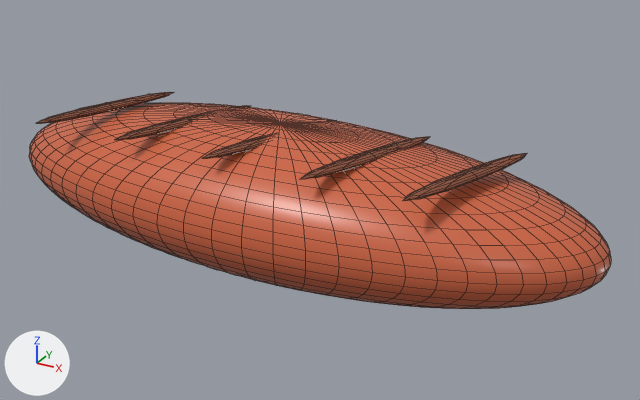
The Blender file models/more_game_food.blend as it was, and as the next commit left it.
Before and after are seen from a camera (50 mm lens) standing at (1.287, 0.261, 0.522) and looking at (0.702, 1.324, -0.009). Lighting does not change. The marker at lower left points along +X, +Y and +Z. The older version comes first. Mesh edges are drawn as thin lines.

In view in the first picture: '一本焼きソーセージ', '香ばしい焼き筋', '香ばしい焼き筋.001', '香ばしい焼き筋.002', '香ばしい焼き筋.003', '香ばしい焼き筋.004'.
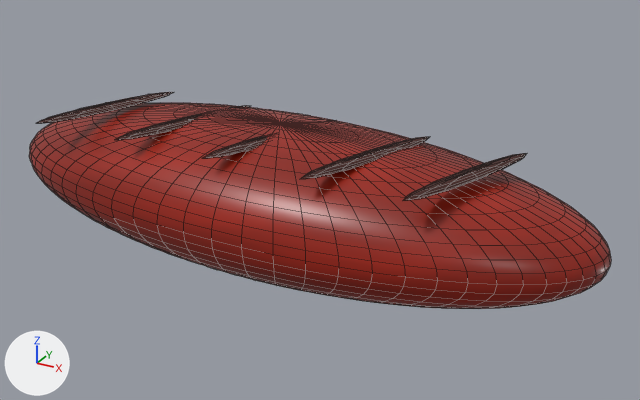
Changed parts and their boxes [x1, y1, x2, y2] in the pictures (640 x 400 px):
'一本焼きソーセージ', surface changed (orange to red)
    both: [29, 103, 611, 309]
'香ばしい焼き筋.004', surface changed
    both: [403, 153, 527, 201]
'香ばしい焼き筋.003', surface changed
    both: [301, 137, 429, 179]
'香ばしい焼き筋', surface changed
    both: [38, 92, 173, 123]
'香ばしい焼き筋.001', surface changed
    both: [115, 105, 251, 140]
'香ばしい焼き筋.002', surface changed
    both: [203, 120, 336, 158]

The change in detail:
Picture '焼き目の色むら' (img_焼き目の色むら) is new.
Picture '焼いたソーセージの色むら' (img_焼いたソーセージの色むら) is new.
In material '焼いたソーセージ' (mat_焼いたソーセージ), base_color is no longer (0.62, 0.13, 0.055), orange #ce6542.
In material '焼いたソーセージ' (mat_焼いたソーセージ), texture is now set to img_焼いたソーセージの色むら.
In material '焼き目' (mat_焼き目), base_color is no longer (0.26, 0.075, 0.035), brown #8b4d35.
In material '焼き目' (mat_焼き目), texture is now set to img_焼き目の色むら.
